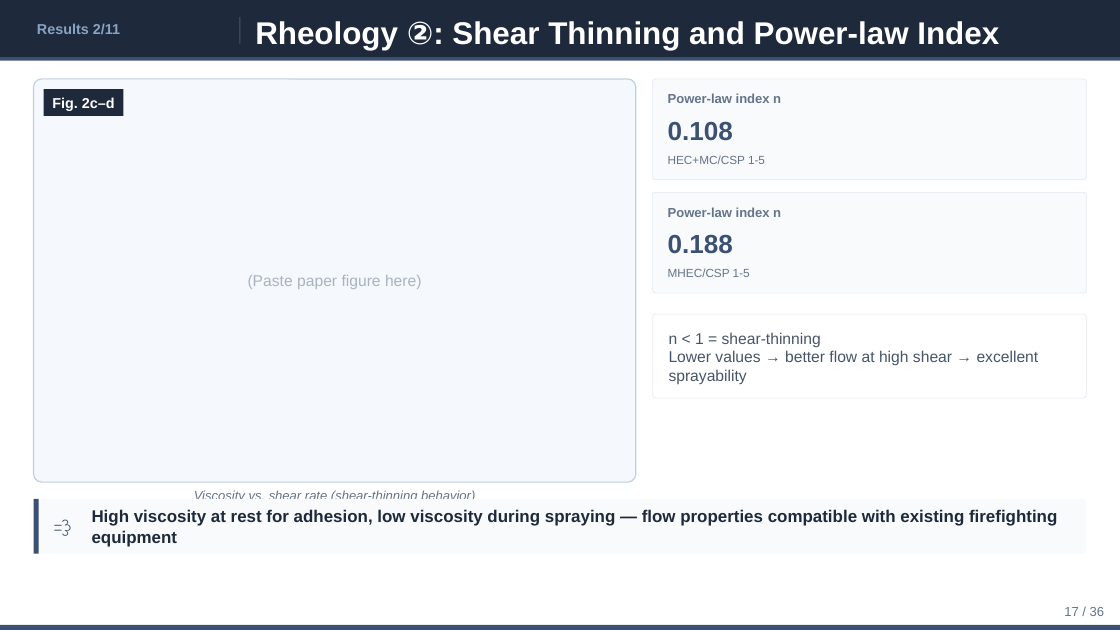
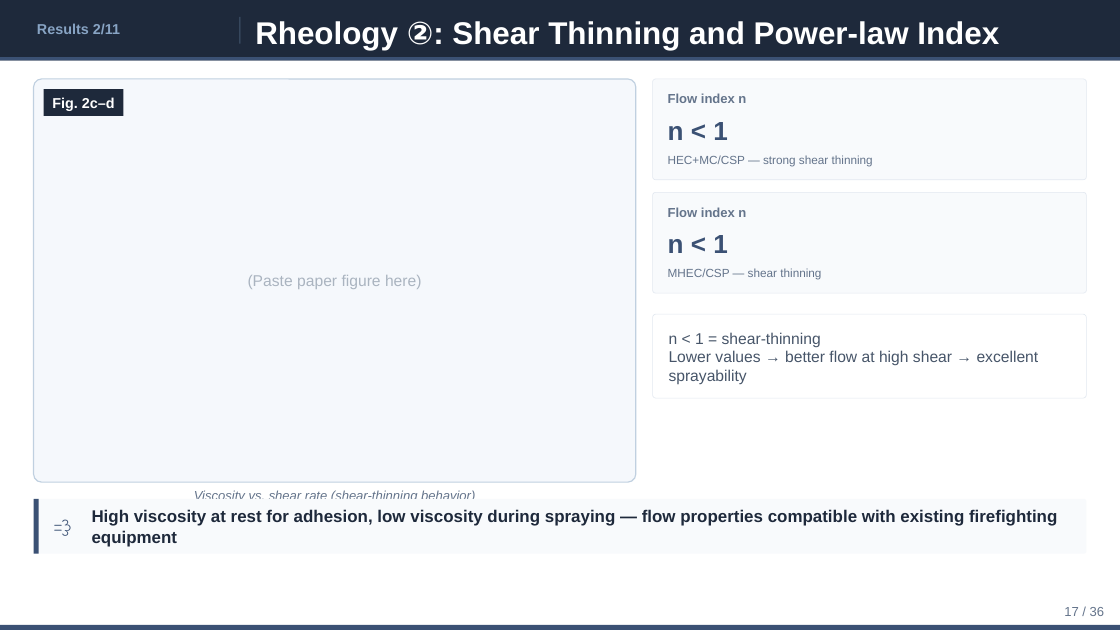
Before and after one commit to ytaisei0525-design/my-first-claude, a slide deck: slide 17 of slides_en.pptx. Drawn at 1120x630 pixels with LibreOffice and Linux fonts; fonts in the diff are those of the drawing. Boxes give left, top, right and bottom in pixels: in the first picture for what was removed or moved away, otherwise in the second. Text is boxed around its words. In the diff, an @@ line names an element or a change of style, - is before the commit and + after.

```diff
--- a/slides_en.pptx
+++ b/slides_en.pptx
@@ text at (668, 93, 746, 103): text changed @@
-Power-law index n
+Flow index n
@@ text at (668, 122, 728, 140): text changed @@
-0.108
+n < 1
@@ text at (668, 155, 873, 167): text changed @@
-HEC+MC/CSP 1-5
+HEC+MC/CSP — strong shear thinning
@@ text at (668, 207, 746, 217): text changed @@
-Power-law index n
+Flow index n
@@ text at (668, 235, 728, 253): text changed @@
-0.188
+n < 1
@@ text at (668, 268, 821, 280): text changed @@
-MHEC/CSP 1-5
+MHEC/CSP — shear thinning
```
Also in this commit, not shown: 15 other slides changed, 1 slide added, 1 slide removed, 1 other file.
